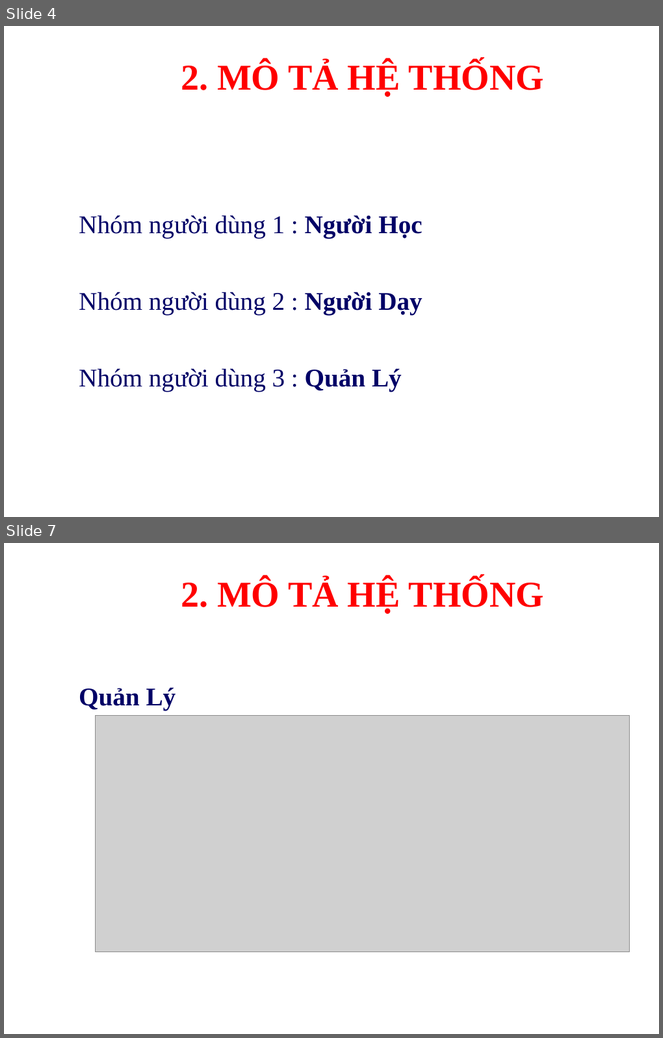
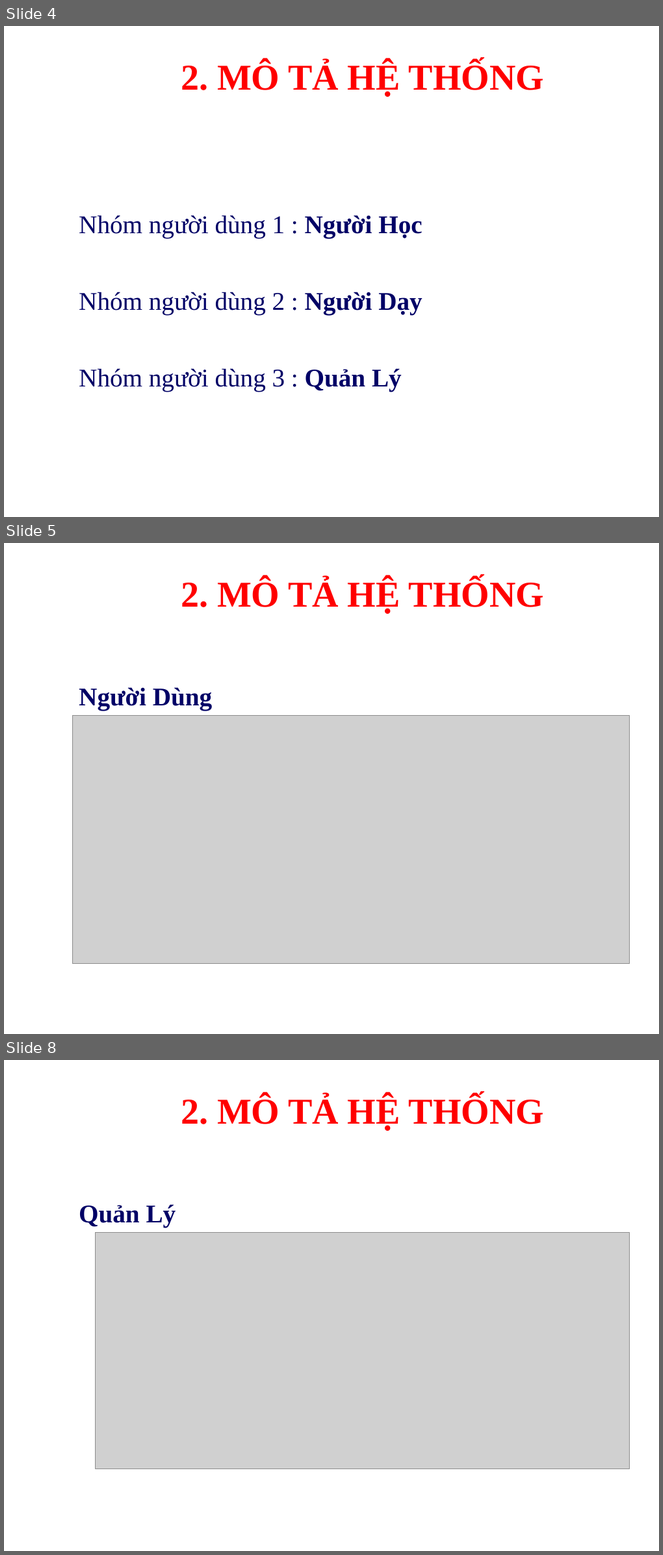
Before and after one commit to anhtan2223/FishLearning---Mobile-App, a slide deck: NLNganh.ppt. Shown one above the other, each under a label of ours: slides 4 and 7 before the commit, slides 4, 5 and 8 after it; the slides between them are not shown. The pictures are 663x1038 and 663x1555 pixels, drawn with LibreOffice and Linux fonts; fonts in the diff are those of the drawing; grey boxes stand for pictures; background and template pictures are left out. Boxes give left, top, right and bottom in pixels: in the first picture for what was removed or moved away, otherwise in the second. Text is boxed around its words. In the diff, an @@ line names an element or a change of style, - is before the commit and + after.

```diff
--- a/NLNganh.ppt
+++ b/NLNganh.ppt
@@ slide 5 added at box(4, 543, 659, 1034), background picture (left out) @@
@@ text added at box(181, 578, 544, 613), 40 pt, text #FF0000, bold @@
+2. MÔ TẢ HỆ THỐNG
@@ text added at box(79, 687, 212, 711), 28 pt, text #000066, bold @@
+Người Dùng
@@ picture added at box(73, 715, 630, 964) @@
@@ what was slide 7 is now slide 8 @@
```
Also in this commit, not shown: 7 slides changed, 1 other slide added, 1 slide removed, 37 other files.
